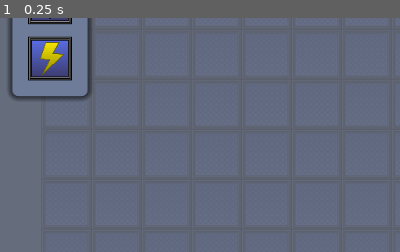
Above: before the commit, frame 1.
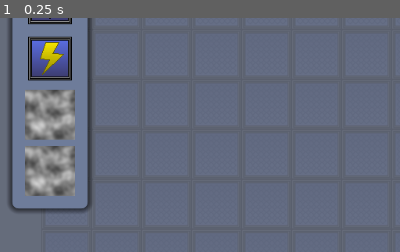
Above: after the commit, the same moment.

Repository: Haydoggo/BlockGame
Game: Godot game, scene res://Scenes/Game.tscn
Two runs of this game, one before a commit and one after it. Both use one fixed random seed, a clock stepped at 60 frames per second and the inputs below. The engine's default icon, where the game draws it, is replaced by a stand-in: a white triangle on a blue panel in a dark square.
Inputs:
- Up to frame 1 (0.25 s): no input
The pictures show only the part of the screen within x 0-50%, y 50-100%; the shares and areas given below are measured in that part.

The runs differ from the first frame. In frame 1, 8.6% of the frame differs, in the area x 2-23%, y 30-84%.

Commit message:
Added a conveyor and a connection maker block

Diff:
--- a/Scenes/Block.tscn
+++ b/Scenes/Block.tscn
@@ -3,7 +3,7 @@
 [ext_resource path="res://Sprites/Block.png" type="Texture" id=1]
 [ext_resource path="res://Scripts/Block.gd" type="Script" id=2]
 
-[node name="Node2D" type="Node2D"]
+[node name="Block" type="Node2D"]
 script = ExtResource( 2 )
 
 [node name="Sprite" type="Sprite" parent="."]
--- /dev/null
+++ b/Scenes/BoltEffect.tscn
@@ -0,0 +1,50 @@
+[gd_scene load_steps=5 format=2]
+
+[sub_resource type="GDScript" id=4]
+script/source = "extends Node2D
+
+func _process(delta):
+	if not $Particles2D.emitting:
+		queue_free()
+"
+
+[sub_resource type="Curve" id=1]
+_data = [ Vector2( 0, 1 ), 0.0, 0.0, 0, 0, Vector2( 1, 0 ), 0.0, 0.0, 0, 0 ]
+
+[sub_resource type="CurveTexture" id=2]
+curve = SubResource( 1 )
+
+[sub_resource type="ParticlesMaterial" id=3]
+emission_shape = 2
+emission_box_extents = Vector3( 1, 0, 0 )
+flag_disable_z = true
+direction = Vector3( 0, 1, 0 )
+spread = 8.28
+gravity = Vector3( 0, 0, 0 )
+initial_velocity = 200.0
+initial_velocity_random = 1.0
+orbit_velocity = 0.0
+orbit_velocity_random = 0.0
+scale_curve = SubResource( 2 )
+
+[node name="BoltEffect" type="Node2D"]
+script = SubResource( 4 )
+
+[node name="Particles2D" type="Particles2D" parent="."]
+scale = Vector2( 2, 2 )
+emitting = false
+amount = 60
+lifetime = 0.2
+one_shot = true
+explosiveness = 1.0
+process_material = SubResource( 3 )
+
+[node name="Particles2D2" type="Particles2D" parent="."]
+rotation = 3.14159
+scale = Vector2( 2, 2 )
+emitting = false
+amount = 60
+lifetime = 0.2
+one_shot = true
+explosiveness = 1.0
+process_material = SubResource( 3 )
--- /dev/null
+++ b/Scenes/BolterBlock.tscn
@@ -0,0 +1,27 @@
+[gd_scene load_steps=6 format=2]
+
+[ext_resource path="res://Scenes/PusherBlock.tscn" type="PackedScene" id=1]
+[ext_resource path="res://Scripts/BolterBlock.gd" type="Script" id=2]
+[ext_resource path="res://Sprites/Indicator.png" type="Texture" id=3]
+
+[sub_resource type="OpenSimplexNoise" id=1]
+
+[sub_resource type="NoiseTexture" id=2]
+width = 64
+height = 64
+noise = SubResource( 1 )
+
+[node name="BolterBlock" instance=ExtResource( 1 )]
+script = ExtResource( 2 )
+type = "Bolter"
+
+[node name="Sprite" parent="." index="0"]
+texture = SubResource( 2 )
+
+[node name="Indicator" type="Sprite" parent="." index="4"]
+modulate = Color( 1, 0.839216, 0, 1 )
+position = Vector2( -16, -16 )
+texture = ExtResource( 3 )
+__meta__ = {
+"_editor_description_": ""
+}
--- /dev/null
+++ b/Scenes/ConveyorBlock.tscn
@@ -0,0 +1,23 @@
+[gd_scene load_steps=4 format=2]
+
+[ext_resource path="res://Scenes/PusherBlock.tscn" type="PackedScene" id=1]
+[ext_resource path="res://Scripts/ConveryorBlock.gd" type="Script" id=2]
+[ext_resource path="res://Sprites/Arrow.png" type="Texture" id=3]
+
+[node name="PusherBlock" instance=ExtResource( 1 )]
+script = ExtResource( 2 )
+type = "Block"
+
+[node name="Sprite" parent="." index="0"]
+flip_v = true
+
+[node name="DirectionIndicator" parent="." index="3"]
+texture = null
+
+[node name="Particles2D" parent="DirectionIndicator" index="0"]
+rotation = 1.5708
+
+[node name="Arrow" type="Sprite" parent="DirectionIndicator" index="1"]
+position = Vector2( 19.0799, 1.78236 )
+rotation = 1.57079
+texture = ExtResource( 3 )
--- a/Scenes/Game.tscn
+++ b/Scenes/Game.tscn
@@ -7,7 +7,7 @@
 [ext_resource path="res://Sprites/Icon.png" type="Texture" id=5]
 [ext_resource path="res://Sprites/PowerBlock.png" type="Texture" id=6]
 [ext_resource path="res://Sprites/PusherBlock.png" type="Texture" id=7]
-[ext_resource path="res://Scenes/UI.gd" type="Script" id=8]
+[ext_resource path="res://Scripts/UI.gd" type="Script" id=8]
 
 [sub_resource type="StyleBoxFlat" id=1]
 bg_color = Color( 0.435294, 0.490196, 0.607843, 1 )
@@ -42,16 +42,24 @@
 shortcut = SubResource( 8 )
 
 [sub_resource type="InputEventKey" id=10]
-scancode = 53
+scancode = 56
 
 [sub_resource type="ShortCut" id=11]
 shortcut = SubResource( 10 )
 
-[sub_resource type="PanoramaSky" id=12]
-
-[sub_resource type="Environment" id=13]
+[sub_resource type="OpenSimplexNoise" id=12]
+period = 20.9
+
+[sub_resource type="NoiseTexture" id=13]
+width = 64
+height = 64
+noise = SubResource( 12 )
+
+[sub_resource type="PanoramaSky" id=14]
+
+[sub_resource type="Environment" id=15]
 background_mode = 2
-background_sky = SubResource( 12 )
+background_sky = SubResource( 14 )
 
 [node name="Game" type="Node2D"]
 z_index = 1
@@ -94,16 +102,16 @@
 margin_left = 16.0
 margin_top = 16.0
 margin_right = 1008.0
-margin_bottom = 400.0
+margin_bottom = 544.0
 size_flags_vertical = 0
 
 [node name="GUIPanel" type="MarginContainer" parent="UI/MarginContainer/HBoxContainer"]
 margin_right = 96.0
-margin_bottom = 384.0
+margin_bottom = 528.0
 
 [node name="Panel" type="Panel" parent="UI/MarginContainer/HBoxContainer/GUIPanel"]
 margin_right = 96.0
-margin_bottom = 384.0
+margin_bottom = 528.0
 custom_styles/panel = SubResource( 1 )
 __meta__ = {
 "_edit_use_anchors_": false
@@ -111,7 +119,7 @@
 
 [node name="MarginContainer" type="MarginContainer" parent="UI/MarginContainer/HBoxContainer/GUIPanel"]
 margin_right = 96.0
-margin_bottom = 384.0
+margin_bottom = 528.0
 custom_constants/margin_right = 16
 custom_constants/margin_top = 16
 custom_constants/margin_left = 16
@@ -121,7 +129,7 @@
 margin_left = 16.0
 margin_top = 16.0
 margin_right = 80.0
-margin_bottom = 368.0
+margin_bottom = 512.0
 __meta__ = {
 "_edit_use_anchors_": false
 }
@@ -176,6 +184,28 @@
 action_mode = 0
 shortcut = SubResource( 11 )
 texture_normal = ExtResource( 6 )
+__meta__ = {
+"_edit_use_anchors_": false
+}
+
+[node name="BolterButton" type="TextureButton" parent="UI/MarginContainer/HBoxContainer/GUIPanel/MarginContainer/Buttons"]
+margin_top = 360.0
+margin_right = 64.0
+margin_bottom = 424.0
+action_mode = 0
+shortcut = SubResource( 11 )
+texture_normal = SubResource( 13 )
+__meta__ = {
+"_edit_use_anchors_": false
+}
+
+[node name="ConveyorButton" type="TextureButton" parent="UI/MarginContainer/HBoxContainer/GUIPanel/MarginContainer/Buttons"]
+margin_top = 432.0
+margin_right = 64.0
+margin_bottom = 496.0
+action_mode = 0
+shortcut = SubResource( 11 )
+texture_normal = SubResource( 13 )
 __meta__ = {
 "_edit_use_anchors_": false
 }
@@ -183,7 +213,7 @@
 [node name="VBoxContainer" type="VBoxContainer" parent="UI/MarginContainer/HBoxContainer"]
 margin_left = 104.0
 margin_right = 179.0
-margin_bottom = 384.0
+margin_bottom = 528.0
 __meta__ = {
 "_edit_use_anchors_": false
 }
--- a/Scenes/PistonBlock.tscn
+++ b/Scenes/PistonBlock.tscn
@@ -5,7 +5,7 @@
 [ext_resource path="res://Sprites/Block.png" type="Texture" id=3]
 [ext_resource path="res://Sprites/Indicator.png" type="Texture" id=4]
 
-[node name="Node2D" instance=ExtResource( 1 )]
+[node name="PistonBlock" instance=ExtResource( 1 )]
 script = ExtResource( 2 )
 type = "Piston"
 
--- a/Scenes/PowerBlock.tscn
+++ b/Scenes/PowerBlock.tscn
@@ -3,7 +3,7 @@
 [ext_resource path="res://Scenes/Block.tscn" type="PackedScene" id=1]
 [ext_resource path="res://Sprites/PowerBlock.png" type="Texture" id=2]
 
-[node name="Node2D" instance=ExtResource( 1 )]
+[node name="PowerBlock" instance=ExtResource( 1 )]
 conducting = true
 type = "Power"
 
--- a/Scenes/PusherBlock.tscn
+++ b/Scenes/PusherBlock.tscn
@@ -36,7 +36,7 @@
 scale_curve = SubResource( 4 )
 color_ramp = SubResource( 2 )
 
-[node name="Node2D" instance=ExtResource( 2 )]
+[node name="PusherBlock" instance=ExtResource( 2 )]
 script = ExtResource( 1 )
 can_rotate = true
 can_activate = true
--- a/Scenes/SliderBlock.tscn
+++ b/Scenes/SliderBlock.tscn
@@ -1,8 +1,19 @@
-[gd_scene load_steps=2 format=2]
+[gd_scene load_steps=3 format=2]
 
-[ext_resource path="res://Scenes/Block.tscn" type="PackedScene" id=1]
+[ext_resource path="res://Sprites/Block.png" type="Texture" id=1]
+[ext_resource path="res://Scripts/Block.gd" type="Script" id=2]
 
-[node name="Node2D" instance=ExtResource( 1 )]
+[node name="SliderBlock" type="Node2D"]
+script = ExtResource( 2 )
 
-[node name="Label" parent="." index="1"]
-visible = true
+[node name="Sprite" type="Sprite" parent="."]
+texture = ExtResource( 1 )
+
+[node name="Label" type="Label" parent="."]
+margin_right = 40.0
+margin_bottom = 25.0
+__meta__ = {
+"_edit_use_anchors_": false
+}
+
+[node name="Tween" type="Tween" parent="."]
--- a/Scripts/Block.gd
+++ b/Scripts/Block.gd
@@ -1,4 +1,5 @@
 extends Node2D
+class_name Block
 
 var tile_size = Globals.tile_size
 #var blocks = Globals.blocks
@@ -19,14 +20,8 @@
 
 var frozen = false
 
-func _process(_delta):
-	4
-
-	pass
-#	if frozen:
-#		modulate = Color.red
-#	else:
-#		modulate = Color.white
+func _ready():
+	print(type)
 
 func update_blocks():
 	blocks.clear()
@@ -49,7 +44,7 @@
 		block.connected_blocks.erase(self)
 		connected_blocks.erase(block)
 
-func get_all_connected(checked_blocks = []):
+func get_all_connected(checked_blocks = []) -> Array:
 	if checked_blocks.find(self) != -1:
 		return checked_blocks
 	else:
--- /dev/null
+++ b/Scripts/BolterBlock.gd
@@ -0,0 +1,41 @@
+extends "res://Scripts/PusherBlock.gd"
+
+var on_cooldown = false
+var last_block
+
+func set_power(powered):
+	power = powered
+	if powered:
+		var target_block : Block = blocks.get(old_location + direction)
+		if target_block != null:
+			if target_block != last_block:
+				on_cooldown = false
+			last_block = target_block
+			if on_cooldown:
+				return
+			var connectec_blocks = target_block.get_all_connected()
+			var bolt_target : Block = blocks.get(target_block.location + direction)
+			while(connectec_blocks.has(bolt_target)):
+				if bolt_target == null:
+					break
+				target_block = bolt_target
+				bolt_target = blocks.get(bolt_target.location + direction)
+			if bolt_target != null:
+				target_block.connect_block(bolt_target)
+				$DirectionIndicator/Particles2D.emitting = true
+				on_cooldown = true
+
+				# Pretty dodgy code, fix later
+				var effect = preload("res://Scenes/BoltEffect.tscn").instance()
+				effect.position = (target_block.position + bolt_target.position) * 0.5
+				effect.position += Vector2(32,32)
+				effect.rotation = direction.angle()
+				get_parent().get_parent().add_child(effect)
+				effect.get_node("Particles2D").emitting = true
+				effect.get_node("Particles2D2").emitting = true
+		else:
+			on_cooldown = false
+	else:
+		on_cooldown = false
+
+	$Indicator.modulate = Color.lime if on_cooldown else Color.gold
--- a/Scripts/Builder.gd
+++ b/Scripts/Builder.gd
@@ -131,9 +131,18 @@
 			if block != null:
 				if block.type == target["type"]:
 					blocks_in_zone.append(block)
+		# Ensure all blocks in zone are connected to each other and to no other blocks
 		if blocks_in_zone.size() == goal.targets.size():
+			var connected_blocks = blocks_in_zone[0].get_all_connected() as Array
+			var unaccounted_blocks = connected_blocks.size()
 			for block in blocks_in_zone:
-				block.delete()
+				if connected_blocks.has(block):
+					unaccounted_blocks -= 1
+				else:
+					unaccounted_blocks += 1
+			if unaccounted_blocks == 0:
+				for block in blocks_in_zone:
+					block.delete()
 
 	for source in $Sources.get_children():
 		var blocks_in_zone = []
--- /dev/null
+++ b/Scripts/ConveryorBlock.gd
@@ -0,0 +1,9 @@
+extends "res://Scripts/PusherBlock.gd"
+
+func set_power(powered):
+	power = powered
+	if powered:
+		emit_steam()
+		var target_block = blocks.get(old_location+direction)
+		push_block(target_block, direction.rotated(PI/2).round())
+		update_blocks()
--- a/Scripts/Game.gd
+++ b/Scripts/Game.gd
@@ -22,8 +22,6 @@
 	timer.paused = !playing
 	timer.wait_time = tick_time * 1
 	OS.window_maximized =true
-	if OS.get_environment("USERNAME") == "Hayden":
-		OS.set_current_screen(1)
 
 	var pos_arr = [Vector2(0,0), Vector2(tile_size*18, 0), Vector2(0, tile_size*18), Vector2(tile_size*18, tile_size*18)]
 	var ext_arr = [Vector2(16,16), Vector2(1024, 16), Vector2(16, 1024), Vector2(1024, 1024)]
@@ -34,7 +32,7 @@
 		build_zone.extents = ext_arr[i]
 		build_zone._ready()
 
-	var goal = Globals.goal_res.instance()
+	var goal : Goal = Globals.goal_res.instance()
 	var source = Globals.goal_res.instance()
 	var block_list = [	[null, "Block", null],
 						["Block", "Power", "Block"],
@@ -42,6 +40,18 @@
 						[null, "Block", null]]
 	goal.add_blocks(block_list, Vector2(3,3))
 	source.add_blocks(block_list, Vector2(15,3))
+
+	$BuildZones.get_child(3).get_node("Goals").add_child(goal)
+	$BuildZones.get_child(3).get_node("Sources").add_child(source)
+
+
+	goal = Globals.goal_res.instance()
+	source = Globals.goal_res.instance()
+	block_list = [["Block"]]
+	goal.add_blocks(block_list, Vector2(20,30))
+	goal.add_blocks(block_list, Vector2(21,30))
+	goal.add_blocks(block_list, Vector2(22,30))
+	source.add_blocks(block_list, Vector2(20,32))
 
 	$BuildZones.get_child(3).get_node("Goals").add_child(goal)
 	$BuildZones.get_child(3).get_node("Sources").add_child(source)
--- a/Scripts/Globals.gd
+++ b/Scripts/Globals.gd
@@ -1,13 +1,14 @@
 extends Node
-#var blocks := {}
 var tile_size := 64.0
 var tick_time := 0.1
 
 var block_res = 		preload("res://Scenes/Block.tscn")
-var blocker_res = preload("res://Scenes/BlockerBlock.tscn")
+var blocker_res = 		preload("res://Scenes/BlockerBlock.tscn")
 var pusher_res = 		preload("res://Scenes/PusherBlock.tscn")
 var piston_res = 		preload("res://Scenes/PistonBlock.tscn")
 var power_block_res = 	preload("res://Scenes/PowerBlock.tscn")
+var bolter_block_res = 	preload("res://Scenes/BolterBlock.tscn")
+var conveyor_block_res = preload("res://Scenes/ConveyorBlock.tscn")
 
 var goal_res = preload("res://Scenes/Goal.tscn")
 
@@ -17,17 +18,10 @@
 var piston_tex_res = 	preload("res://Sprites/PusherBlock.png")
 var power_tex_res = 	preload("res://Sprites/PowerBlock.png")
 
-func _ready():
-	var arr = []
-	var arr2 = arr.duplicate()
-	print(arr)
-	print(arr2)
-	arr.append(3)
-	print(arr)
-	print(arr2)
-
 onready var block_types = {	"Block":	{"res": block_res, 			"tex": preload("res://Sprites/Block.png"), 		"name":"Block"},
 							"Blocker":	{"res": blocker_res,		"tex": preload("res://Sprites/Icon.png"),		"name":"Blocker"},
 							"Pusher":	{"res": pusher_res,			"tex": preload("res://Sprites/SteamBlock.png"),	"name":"Pusher"},
 							"Piston":	{"res": piston_res,			"tex": preload("res://Sprites/PusherBlock.png"),"name":"Piston"},
-							"Power":	{"res": power_block_res, 	"tex": preload("res://Sprites/PowerBlock.png"),	"name":"Power"}}
+							"Power":	{"res": power_block_res, 	"tex": preload("res://Sprites/PowerBlock.png"),	"name":"Power"},
+							"Bolter":	{"res": bolter_block_res,	"tex": preload("res://Sprites/PusherBlock.png"),		"name":"Bolter"},
+							"Conveyor":	{"res": conveyor_block_res,	"tex": preload("res://Sprites/PusherBlock.png"),		"name":"Conveyor"}}
--- a/Scripts/Goal.gd
+++ b/Scripts/Goal.gd
@@ -1,4 +1,6 @@
 extends Node2D
+class_name Goal
+
 var targets = []
 
 func add_block(type: String, location: Vector2):
--- a/Scripts/PusherBlock.gd
+++ b/Scripts/PusherBlock.gd
@@ -1,5 +1,5 @@
 extends "res://Scripts/Block.gd"
-onready var direction = Vector2.RIGHT setget set_dir
+onready var direction := Vector2.RIGHT setget set_dir
 onready var power = false setget set_power
 
 func emit_steam():
--- a/Scenes/UI.gd
+++ b/Scripts/UI.gd
@@ -10,3 +10,4 @@
 
 func button(type):
 	get_parent().block_type = type
+	print(type)
--- a/project.godot
+++ b/project.godot
@@ -8,9 +8,20 @@
 
 config_version=4
 
-_global_script_classes=[  ]
+_global_script_classes=[ {
+"base": "Node2D",
+"class": "Block",
+"language": "GDScript",
+"path": "res://Scripts/Block.gd"
+}, {
+"base": "Node2D",
+"class": "Goal",
+"language": "GDScript",
+"path": "res://Scripts/Goal.gd"
+} ]
 _global_script_class_icons={
-
+"Block": "",
+"Goal": ""
 }
 
 [application]
@@ -26,6 +37,10 @@
 [debug]
 
 settings/gdscript/max_call_stack=4096
+
+[display]
+
+window/dpi/allow_hidpi=true
 
 [gui]
 
Not shown: 2 places in Scenes/Game.tscn that only renumber resources
Not shown, changed: export_presets.cfg
